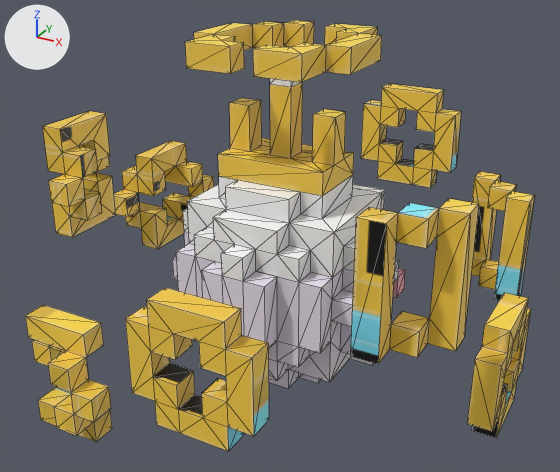
An edit to the glTF model design3d/pets/out_b/Ninering.glb, drawn before and after from the same camera.
The view is the same before and after, from a camera (50 mm lens) standing at (2.42, -4.49, 3.86) and looking at (-0.01, -0.06, 1.64). Every picture has the same lights, and +X, +Y and +Z are marked at upper left. The picture after the commit comes second. Mesh edges are drawn as thin lines. Vertices at exactly the same position are counted once.

The older version as bpy lines, for what is in view:
```python
ob_body__tex = bpy.data.objects.new('Body__Tex', me_body__tex)
ob_body__tex.location = (0.0, 0.0, 0.0)
ob_ring1__tex = bpy.data.objects.new('Ring1__Tex', me_ring1__tex)
ob_ring1__tex.location = (1.6, 0.0, 0.96)
ob_ring2__tex = bpy.data.objects.new('Ring2__Tex', me_ring2__tex)
ob_ring2__tex.location = (1.28, 0.96, 1.44)
ob_ring3__tex = bpy.data.objects.new('Ring3__Tex', me_ring3__tex)
ob_ring3__tex.location = (0.32, 1.6, 1.92)
ob_ring5__tex = bpy.data.objects.new('Ring5__Tex', me_ring5__tex)
ob_ring5__tex.location = (-1.44, 0.48, 1.44)
ob_ring6__tex = bpy.data.objects.new('Ring6__Tex', me_ring6__tex)
ob_ring6__tex.location = (-1.44, -0.48, 1.92)
ob_ring7__tex = bpy.data.objects.new('Ring7__Tex', me_ring7__tex)
ob_ring7__tex.location = (-0.8, -1.44, 0.96)
ob_ring8__tex = bpy.data.objects.new('Ring8__Tex', me_ring8__tex)
ob_ring8__tex.location = (0.32, -1.6, 1.44)
ob_ring9__tex = bpy.data.objects.new('Ring9__Tex', me_ring9__tex)
ob_ring9__tex.location = (1.28, -0.96, 1.92)
```
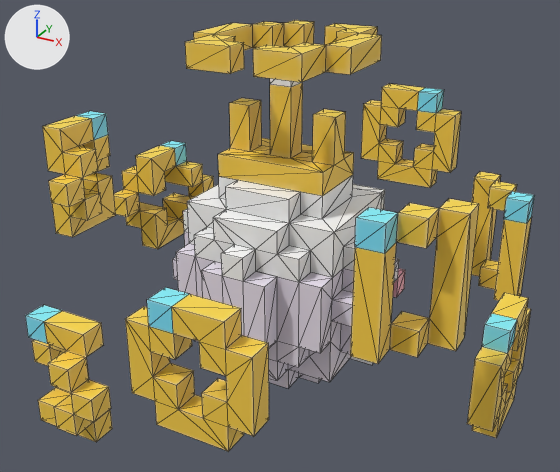
Where the change shows, as pixel boxes (x1, y1, x2, y2) in the pictures (560 x 472 px; the box of a moved part takes in the faces that stretch with it):
part 1 of me_ring1__tex, moved or reshaped
    both: (467, 293, 528, 431)
part 2 of me_ring1__tex, surface changed
    both: (472, 308, 531, 438)
part 3 of me_ring2__tex, reshaped
    both: (471, 178, 535, 300)
part 4 of me_ring2__tex, surface changed
    both: (475, 172, 534, 290)
part 5 of me_ring3__tex, moved or reshaped
    both: (361, 84, 461, 188)
part 6 of me_ring3__tex, surface changed
    both: (364, 90, 447, 185)
part 7 of me_ring5__tex, reshaped
    both: (136, 141, 186, 172)
part 8 of me_ring5__tex, surface changed
    both: (114, 144, 213, 249)
part 9 of me_ring6__tex, reshaped
    both: (42, 111, 110, 161)
part 10 of me_ring6__tex, surface changed
    both: (42, 127, 111, 237)
part 11 of me_ring7__tex, added
    after: (25, 305, 100, 350)
part 12 of me_ring7__tex, surface changed
    both: (32, 324, 112, 442)
part 13 of me_ring8__tex, moved or reshaped
    both: (125, 287, 240, 451)
part 14 of me_ring8__tex, surface changed
    both: (126, 306, 269, 451)
part 15 of me_ring9__tex, reshaped
    both: (350, 214, 398, 364)
part 16 of me_ring9__tex, surface changed
    both: (356, 199, 479, 363)

What changed in the scene script:
```text
Change me_ring1__tex:
    remove me_ring1__tex.from_pydata(...)  # 48 vertices, 96 faces; spans x -0.08..0.08, y -0.4..0.4, z -0.32..0.48
    add me_ring1__tex.from_pydata(...)  # 50 vertices, 100 faces; spans x -0.08..0.08, y -0.4..0.4, z -0.32..0.48
    me_ring1__tex part 1
    20 faces are deleted
    2 vertices are added at (0.08, -0.08, 0.48), (-0.08, -0.08, 0.48)
    24 new faces join them
    me_ring1__tex part 2: 36 kept faces spanning x -0.08..0.08, y -0.4..0.4, z -0.32..0.48 get new texture (UV) coordinates
Change me_ring2__tex:
    remove me_ring2__tex.from_pydata(...)  # 28 vertices, 56 faces; spans x -0.24..0.24, y -0.24..0.24, z -0.32..0.48
    add me_ring2__tex.from_pydata(...)  # 31 vertices, 62 faces; spans x -0.24..0.24, y -0.24..0.24, z -0.32..0.48
    me_ring2__tex part 3
    11 faces are deleted
    3 vertices are added at (0.24, -0.08, 0.32), (0.24, -0.24, 0.32), (0.08, -0.24, 0.32)
    17 new faces join them
    me_ring2__tex part 4: 45 kept faces spanning x -0.24..0.24, y -0.24..0.24, z -0.32..0.48 get new texture (UV) coordinates
Change me_ring3__tex:
    remove me_ring3__tex.from_pydata(...)  # 49 vertices, 98 faces; spans x -0.4..0.4, y -0.08..0.08, z -0.32..0.48
    add me_ring3__tex.from_pydata(...)  # 50 vertices, 100 faces; spans x -0.4..0.4, y -0.08..0.08, z -0.32..0.48
    me_ring3__tex part 5
    1 vertex is removed from x 0.08, y -0.08, z -0.32
    31 faces are deleted
    2 vertices are added at (0.08, -0.08, 0.48), (0.08, 0.08, 0.48)
    33 new faces join them
    me_ring3__tex part 6: 36 kept faces spanning x -0.4..0.4, y -0.08..0.08, z -0.32..0.48 get new texture (UV) coordinates
Change me_ring5__tex:
    remove me_ring5__tex.from_pydata(...)  # 56 vertices, 112 faces; spans x -0.24..0.24, y -0.4..0.4, z -0.32..0.48
    add me_ring5__tex.from_pydata(...)  # 59 vertices, 118 faces; spans x -0.24..0.24, y -0.4..0.4, z -0.32..0.48
    me_ring5__tex part 7
    10 faces are deleted
    3 vertices are added at (-0.08, 0.24, 0.32), (0.08, 0.08, 0.48), (-0.08, 0.08, 0.48)
    16 new faces join them
    me_ring5__tex part 8: 94 kept faces spanning x -0.24..0.24, y -0.4..0.4, z -0.32..0.48 get new texture (UV) coordinates
Change me_ring6__tex:
    remove me_ring6__tex.from_pydata(...)  # 56 vertices, 112 faces; spans x -0.24..0.24, y -0.4..0.4, z -0.32..0.48
    add me_ring6__tex.from_pydata(...)  # 59 vertices, 118 faces; spans x -0.24..0.24, y -0.4..0.4, z -0.32..0.48
    me_ring6__tex part 9
    11 faces are deleted
    3 vertices are added at (0.08, 0.24, 0.32), (0.08, 0.08, 0.48), (-0.08, 0.08, 0.48)
    17 new faces join them
    me_ring6__tex part 10: 93 kept faces spanning x -0.24..0.24, y -0.4..0.4, z -0.32..0.48 get new texture (UV) coordinates
Change me_ring7__tex:
    remove me_ring7__tex.from_pydata(...)  # 52 vertices, 104 faces; spans x -0.4..0.4, y -0.24..0.24, z -0.32..0.48
    add me_ring7__tex.from_pydata(...)  # 55 vertices, 110 faces; spans x -0.4..0.4, y -0.24..0.24, z -0.32..0.48
    me_ring7__tex part 11: 3 vertices added at x -0.08, y -0.08..0.08, z 0.32..0.48
    me_ring7__tex part 12: 95 kept faces spanning x -0.4..0.4, y -0.24..0.24, z -0.32..0.48 get new texture (UV) coordinates
Change me_ring8__tex:
    remove me_ring8__tex.from_pydata(...)  # 49 vertices, 98 faces; spans x -0.4..0.4, y -0.08..0.08, z -0.32..0.48
    add me_ring8__tex.from_pydata(...)  # 50 vertices, 100 faces; spans x -0.4..0.4, y -0.08..0.08, z -0.32..0.48
    me_ring8__tex part 13
    1 vertex is removed from x -0.08, y -0.08, z -0.32
    25 faces are deleted
    2 vertices are added at (-0.08, 0.08, 0.48), (-0.08, -0.08, 0.48)
    27 new faces join them
    me_ring8__tex part 14: 36 kept faces spanning x -0.4..0.4, y -0.08..0.08, z -0.32..0.48 get new texture (UV) coordinates
Change me_ring9__tex:
    remove me_ring9__tex.from_pydata(...)  # 28 vertices, 56 faces; spans x -0.24..0.24, y -0.24..0.24, z -0.32..0.48
    add me_ring9__tex.from_pydata(...)  # 31 vertices, 62 faces; spans x -0.24..0.24, y -0.24..0.24, z -0.32..0.48
    me_ring9__tex part 15
    10 faces are deleted
    3 vertices are added at (-0.08, -0.24, 0.32), (-0.24, -0.24, 0.32), (-0.24, -0.08, 0.32)
    16 new faces join them
    me_ring9__tex part 16: 38 kept faces spanning x -0.24..0.24, y -0.24..0.24, z -0.32..0.48 get new texture (UV) coordinates
```
